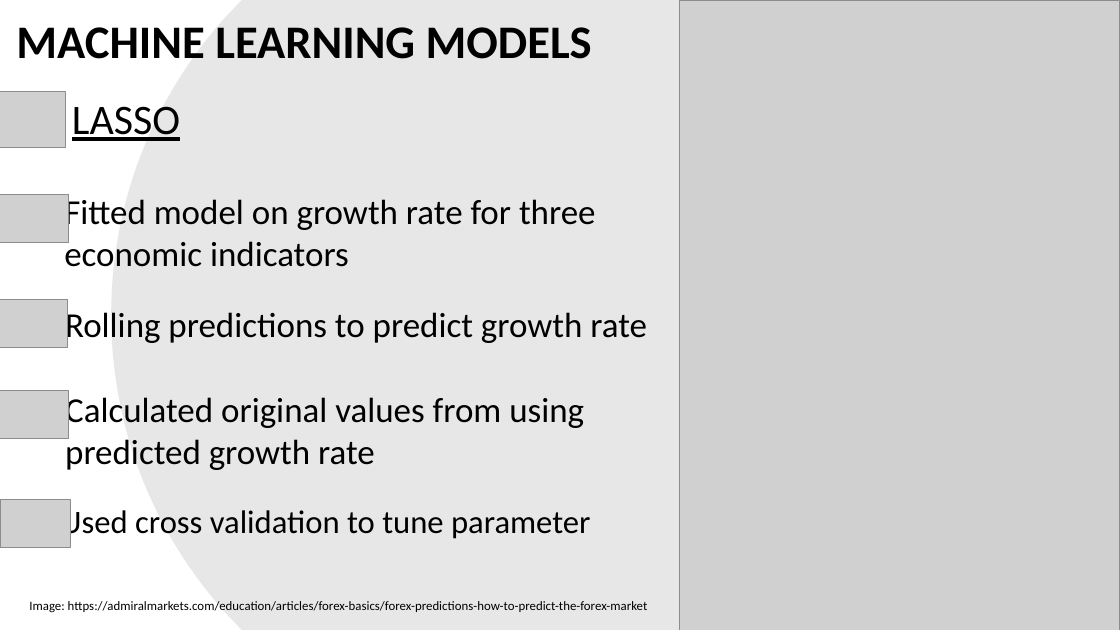
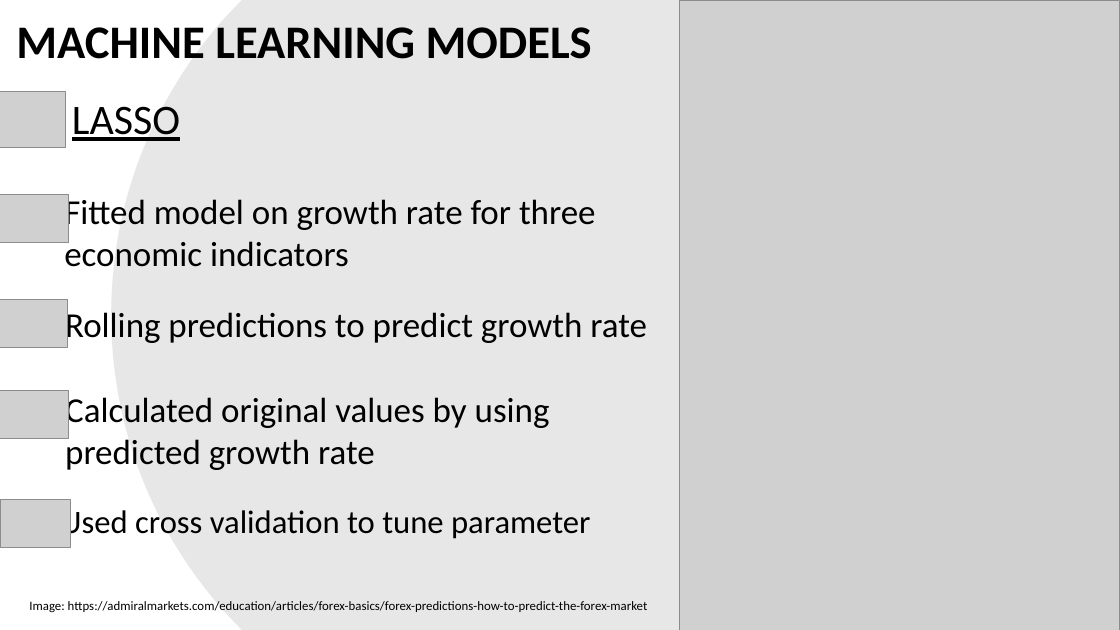
Before and after one commit to ubco-mds-2021-labs/capstone-project-googletrends_capstone, a slide deck: slide 20 of admin/weekly-updates/week5/capstone-midterm-final.pptx. Drawn at 1120x630 pixels with LibreOffice and Linux fonts; fonts in the diff are those of the drawing; grey boxes stand for pictures. Boxes give left, top, right and bottom in pixels: in the first picture for what was removed or moved away, otherwise in the second. Text is boxed around its words. In the diff, an @@ line names an element or a change of style, - is before the commit and + after.

```diff
--- a/admin/weekly-updates/week5/capstone-midterm-final.pptx
+++ b/admin/weekly-updates/week5/capstone-midterm-final.pptx
@@ text at (65, 393, 550, 470): text changed @@
-Calculated original values from using predicted growth rate
+Calculated original values by using predicted growth rate
```
Also in this commit, not shown: 5 other slides changed, 2 other files.
